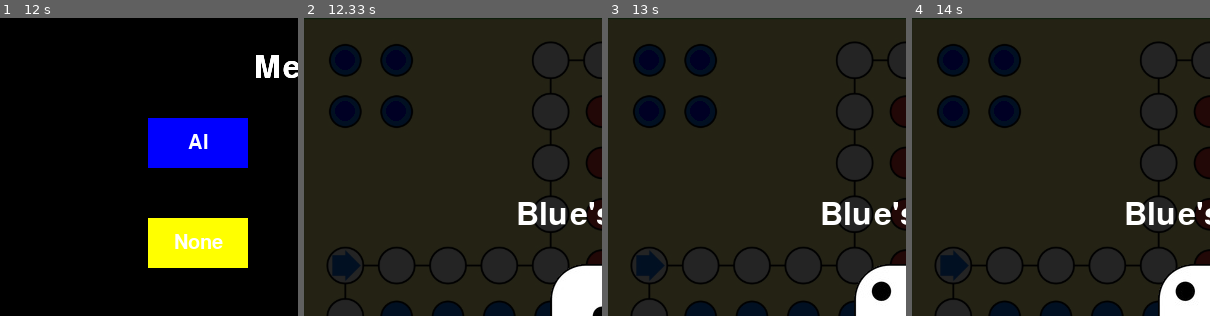
Above: before the commit, frames 1-4 (left to right).
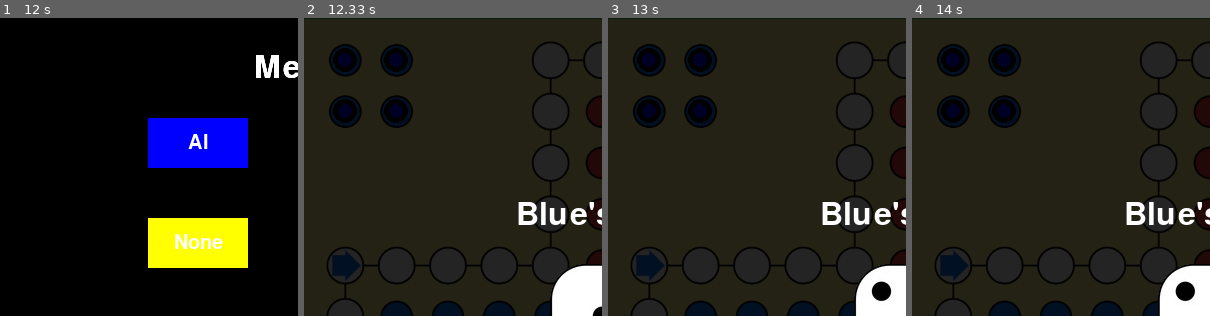
Above: after the commit, the same moments.

Repository: surfknasen/LudoPython
Game: pygame game, started from main_menu.py
The game is run twice, just before and just after one commit, with the same random seed, the same clock (stepped at 60 frames per second) and the same inputs.
Inputs (mouse positions are % of the whole screen's width and height, from its top left):
- Up to frame 1 (12 s): click (34, 17) at 2.38 s; move the mouse to (26, 24) at 6.17 s; click (26, 24) at 6.35 s; move the mouse to (56, 58) at 11.73 s
- Up to frame 2 (12.33 s): click (56, 58) at 12.02 s
- Up to frame 3 (13 s): click (68, 56) at 12.5 s; press the mouse at (68, 56) at 12.8 s; move the mouse to (45, 57) at 12.9 s
- Up to frame 4 (14 s): release the mouse at (23, 58) at 13.03 s; press the mouse at (68, 56) at 13.13 s; move the mouse to (70, 63) at 13.23 s; release the mouse at (73, 69) at 13.37 s; press the mouse at (68, 56) at 13.47 s; move the mouse to (67, 70) at 13.57 s; release the mouse at (66, 84) at 13.7 s; press the mouse at (68, 56) at 13.8 s; move the mouse to (67, 66) at 13.9 s
The pictures show only the part of the screen within x 0-50%, y 0-50%; the shares and areas given below are measured in that part.

Frame 1 is identical in both runs. In frame 2, 1.3% of the frame differs, in the area x 9-35%, y 10-36%; in frame 3, 1.3%; in frame 4, 1.3%.

Commit message:
started on movement

Diff:
--- a/board.py
+++ b/board.py
@@ -19,6 +19,8 @@
         self.yellow_path = [self.yellow_start]
         self.red_path = [self.red_start]
         self.blue_path = [self.blue_start]
+
+        self.possible_moves = []
 
         # populate the path lists with the rest of the positions
         self.create_paths()
--- a/dice.py
+++ b/dice.py
@@ -11,7 +11,8 @@
 
         self.roll_time = 3000 # ms
         self.roll_start = 0
-        self.current_dice_img = self.images[0]
+        self.dice_img = self.images[0]
+        self.dice_num = 0
         self.current_team_color = ""
         self.roll = False # used from the main update loop to check whether to animate dice
         self.completed_roll = False
@@ -28,7 +29,8 @@
         time_since_roll = pygame.time.get_ticks() - self.roll_start
         if time_since_roll < self.roll_time:
             rand = random.randrange(0, 6)
-            self.current_dice_img = self.images[rand]
+            self.dice_num = rand
+            self.dice_img = self.images[rand]
         else:
             self.roll = False
             self.completed_roll = True
@@ -42,7 +44,7 @@
     def draw_dice(self):
         self.transparent_background()
         self.current_player_text()
-        img = pygame.image.load(self.current_dice_img)
+        img = pygame.image.load(self.dice_img)
         self.screen.blit(img, (self.center, self.center))
 
     def transparent_background(self):
--- a/game.py
+++ b/game.py
@@ -27,6 +27,8 @@
             self.all_players.append(new_players)
 
         self.current_playing = 0
+        self.selected_player = None
+        self.move_player = False
 
         self.update() # start the game loop
 
@@ -66,7 +68,14 @@
 
             # Logic
             self.throw_dice()
-            self.move_player()
+            if self.selected_player is not None and not self.move_player:
+                self.show_moves()
+            elif self.move_player and self.selected_player is not None:
+                self.selected_player.possible_moves.clear()
+                moved = self.selected_player.move_player()
+                if moved:
+                    self.move_player = False
+                    self.selected_player = None
 
             # Render
             self.render()
@@ -79,14 +88,20 @@
             if event.type == pygame.QUIT: # clo se button
                 self.running = False
             elif event.type == pygame.MOUSEBUTTONUP:
-                self.dice.start_roll()
+                if not self.dice.completed_roll:
+                    self.dice.start_roll()
+                else: # check if a player has been clicked
+                    for i in range(len(self.all_players)):
+                        for player in self.all_players[i]:
+                            mouse_pos = pygame.mouse.get_pos()
+                            if player.is_over_player(mouse_pos):
+                                self.selected_player = player
+                            elif player.is_over_move(mouse_pos, self.dice.dice_num):
+                                self.selected_player.currentPosIndex += self.dice.dice_num
+                                self.move_player = True
 
-    def move_player(self):
-        # DRAW PLAYERS - TEMP
-        for i in range(len(self.all_players)):
-            for player in self.all_players[i]:
-                if self.dice.completed_roll:
-                    player.move_player(1)
+    def show_moves(self):
+        self.selected_player.show_moves(self.dice.dice_num)
 
     def throw_dice(self):
         # DICE #
@@ -104,6 +119,7 @@
         for i in range(len(self.all_players)):
             for player in self.all_players[i]:
                 player.draw_player(self.screen)
+                player.draw_moves(self.screen)
         # DICE
         if not self.dice.completed_roll: # if it hasn't been rolled, show it
             self.dice.draw_dice()
--- a/player.py
+++ b/player.py
@@ -1,22 +1,63 @@
 import pygame
+from helpers import Color
+import math
 
 class Player:
     def __init__(self, start_pos, path, color):
-        self.position = start_pos
+        self.pos = start_pos
         self.path = path
         self.color = color
-        self.currentPosIndex = 0
+        self.currentPosIndex = -1
+        self.scale = 7
 
-    def move_player(self, steps_to_move):
-        if self.position != self.path[self.currentPosIndex]:
-            dx, dy = (self.path[self.currentPosIndex].x - self.position.x, self.path[self.currentPosIndex].y - self.position.y)
+        self.possible_moves = []
+
+    def move_player(self):
+        if self.pos != self.path[self.currentPosIndex]:
+            dx, dy = (self.path[self.currentPosIndex].x - self.pos.x, self.path[self.currentPosIndex].y - self.pos.y)
             x_steps, y_steps = (dx / 3., dy / 3.)
-            self.position.x += x_steps
-            self.position.y += y_steps
+            self.pos.x += x_steps
+            self.pos.y += y_steps
         else:
-            self.currentPosIndex += steps_to_move
+            return True
 
     def draw_player(self, screen):
-        x = int(self.position.x)
-        y = int(self.position.y)
-        pygame.draw.circle(screen, self.color.value, (x, y), 10)
+        x = int(self.pos.x)
+        y = int(self.pos.y)
+        pygame.draw.circle(screen, Color.black.value, (x, y), self.scale + 5)
+        pygame.draw.circle(screen, self.color.value, (x, y), self.scale)
+
+    def is_over_player(self, mouse_pos):
+        scale = self.scale + 5
+        sqx = (mouse_pos[0] - self.pos.x)**2
+        sqy = (mouse_pos[1] - self.pos.y)**2
+        if math.sqrt(sqx + sqy) < scale:
+            return True
+        return False
+
+    # WORK IN PROGRESS
+    def show_moves(self, dice_num):
+        self.possible_moves.clear()
+        if self.currentPosIndex == -1: # if it's -1, it's not on the field
+            if dice_num == 0: # 0 equals 1
+                self.currentPosIndex = 0
+                self.possible_moves.append(self.path[0])
+            elif dice_num == 6:
+                self.currentPosIndex = 0
+                self.possible_moves.append(self.path[0])
+                self.possible_moves.append(self.path[6])
+        else:
+            self.possible_moves.append(self.path[self.currentPosIndex + dice_num])
+
+    def draw_moves(self, screen):
+        for move in self.possible_moves:
+            pygame.draw.circle(screen, Color.black.value, (int(move.x), int(move.y)), self.scale + 5)
+
+    def is_over_move(self, mouse_pos, steps):
+        scale = self.scale + 5
+        for moves in self.possible_moves:
+            sqx = (mouse_pos[0] - moves.x)**2
+            sqy = (mouse_pos[1] - moves.y)**2
+            if math.sqrt(sqx + sqy) < scale:
+                return True
+            return False
